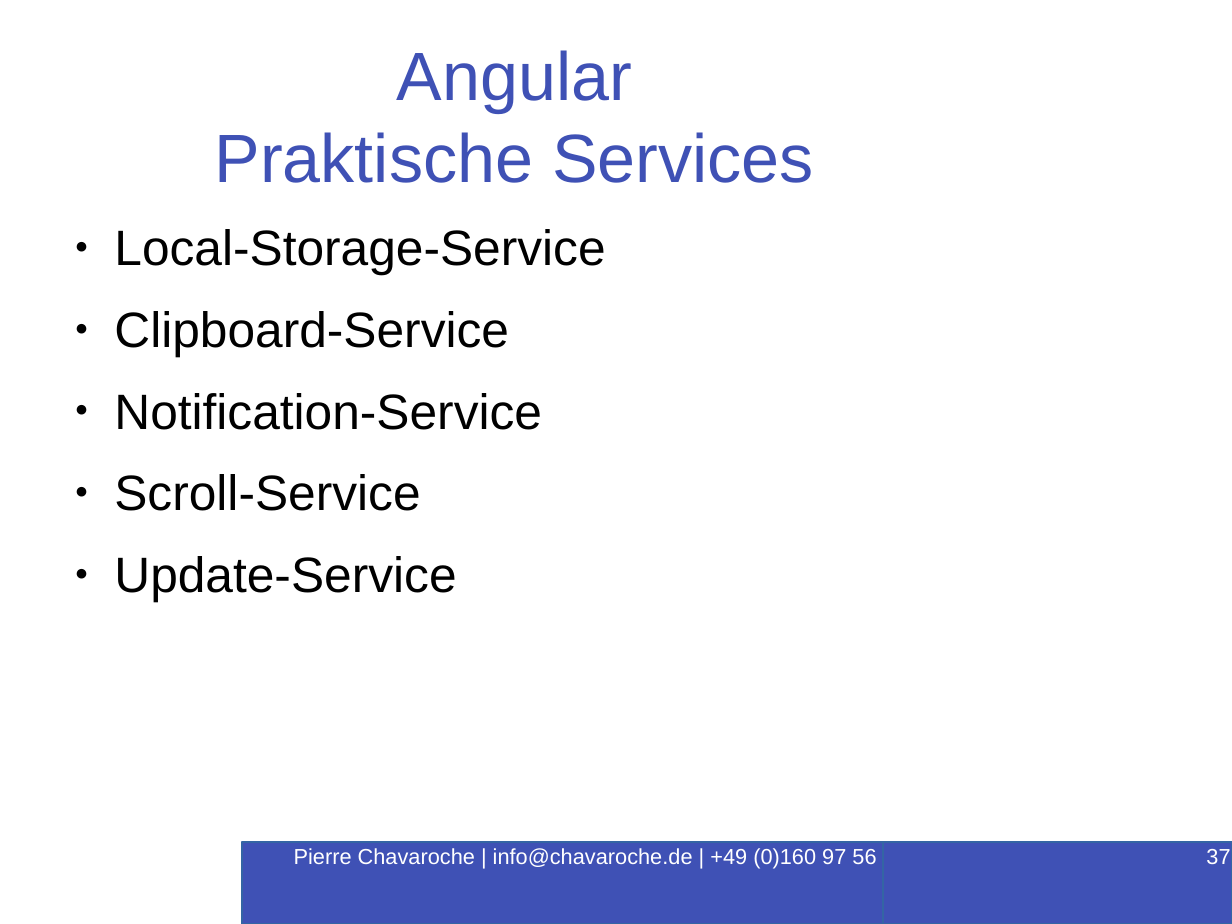
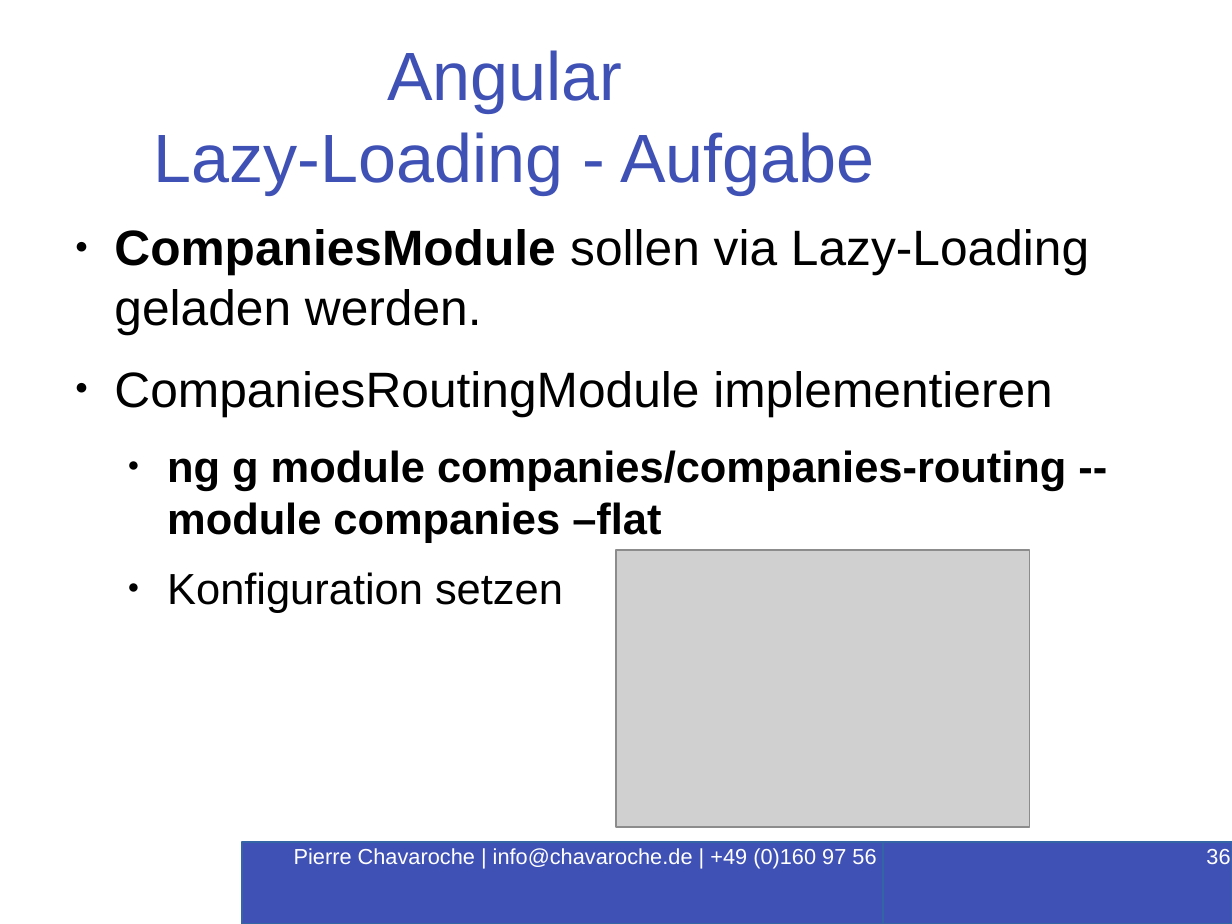
Before and after one commit to PierreChavaroche/workshop-presentation, a slide deck: slide 36 of Angular-RxJS.odp (slide 37 before the commit). Drawn at 1232x924 pixels with LibreOffice and Linux fonts; fonts in the diff are those of the drawing; grey boxes stand for pictures; background and template pictures are left out. Boxes give left, top, right and bottom in pixels: in the first picture for what was removed or moved away, otherwise in the second. Text is boxed around its words. In the diff, an @@ line names an element or a change of style, - is before the commit and + after.

```diff
--- a/Angular-RxJS.odp
+++ b/Angular-RxJS.odp
@@ title at (x1=154, y1=50, x2=875, y2=194): text changed @@
-Angular
-Praktische Services
+Angular
+Lazy-Loading - Aufgabe
@@ text at (x1=114, y1=229, x2=1089, y2=613): text changed @@
-● Local-Storage-Service
-● Clipboard-Service
-● Notification-Service
-● Scroll-Service
-● Update-Service
+● CompaniesModule sollen via Lazy-Loading geladen werden.
+● CompaniesRoutingModule implementieren
+  ● ng g module companies/companies-routing --module companies –flat
+  ● Konfiguration setzen
@@ picture added at (x1=616, y1=550, x2=1030, y2=827) @@
@@ page number at (x1=1206, y1=849, x2=1230, y2=864): text changed @@
-37
+36
```
Also in this commit, not shown: 4 other slides changed, 3 other files.
